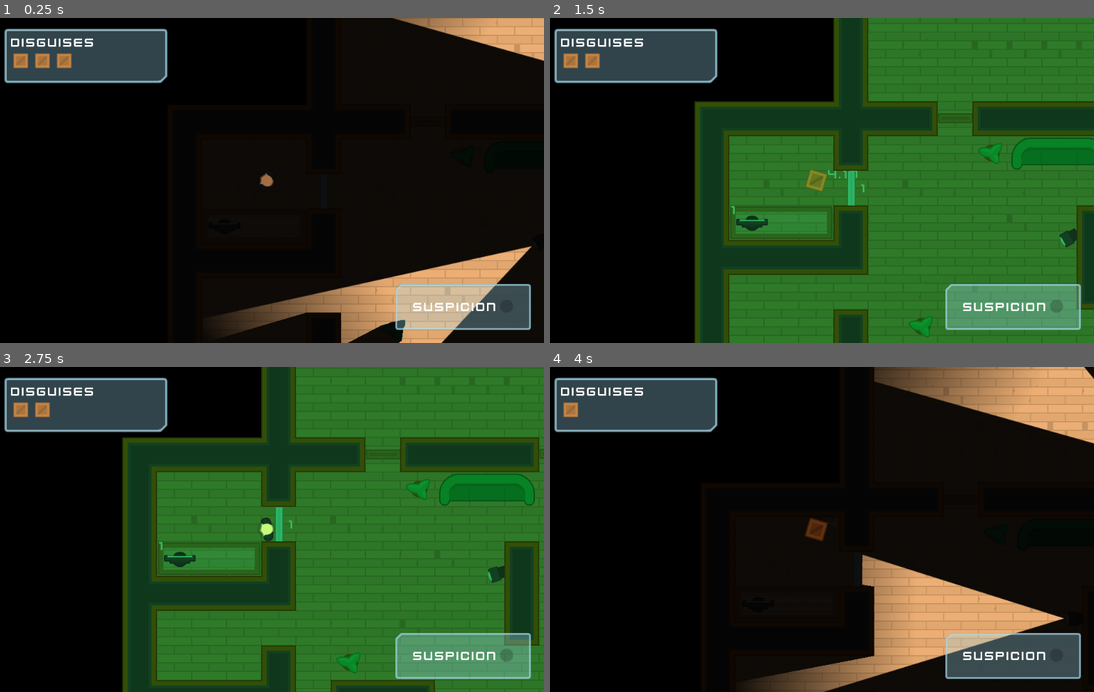
Above: before the commit, frames 1-4 (two rows, left to right).
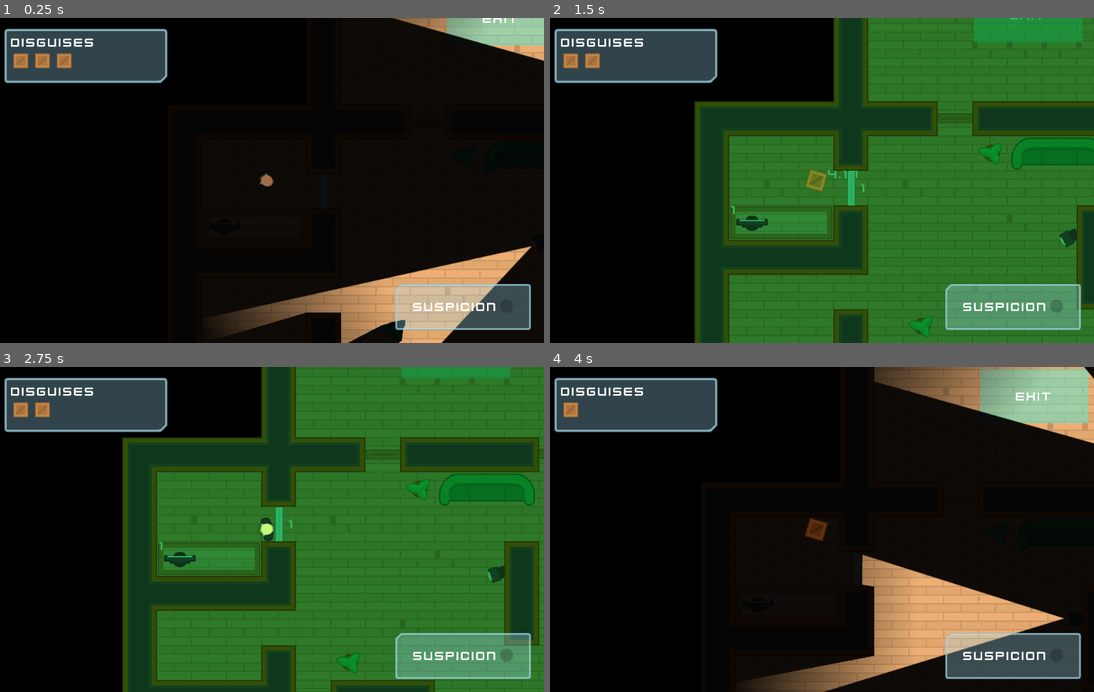
Above: after the commit, the same moments.

Repository: alexandrepeluchi/godot-udemy
Game: Godot game, scene res://Levels/Level1.tscn
The game is run twice, just before and just after one commit, with the same random seed, the same clock (stepped at 60 frames per second) and the same inputs.
Inputs (mouse positions are in pixels of both pictures, inside the frame that each line leads up to):
- Up to frame 1 (0.25 s): no input
- Up to frame 2 (1.5 s): tap Enter at 0.5 s; move the mouse to (979, 122) at 0.52 s; hold D (move_right) 0.53-1.28 s; tap E (toggle_disguise) at 0.6 s; click (979, 122) at 0.67 s; move the mouse to (854, 190) at 1.27 s; hold S (move_down) from 1.28 s (still down); tap Space (toggle_vision_mode) at 1.35 s; click (854, 190) at 1.42 s
- Up to frame 3 (2.75 s): move the mouse to (201, 539) at 2.02 s; release S (move_down) at 2.03 s; hold D (move_right) from 2.03 s (still down); tap E (toggle_disguise) at 2.1 s; click (201, 539) at 2.17 s
- Up to frame 4 (4 s): tap Space (toggle_vision_mode) at 2.75, 2.85 s; move the mouse to (789, 594) at 2.77 s; release D (move_right) at 2.78 s; hold W (move_up) 2.78-3.53 s; click (789, 594) at 2.92 s; move the mouse to (985, 578) at 3.52 s; hold A (move_left) from 3.53 s (still down); tap E (toggle_disguise) at 3.6 s

The runs differ from the first frame. In frame 1, 1.4% of the frame differs, in the area x 82-100%, y 0-9%; in frame 2, 1.0%; in frame 3, 0.6%; in frame 4, 3.2%, in the area x 79-99%, y 0-18%.
Error in both runs: Invalid get index '0' (on base: 'Array'). (res://Characters/NPCs/Guard.gd:26)

Commit message:
Criação da scene para sair do jogo ao ter coletado o Loot da missão

Diff:
--- /dev/null
+++ b/Heist Meisters/Exit.gd
@@ -0,0 +1,5 @@
+extends ColorRect
+
+func _on_Area2D_body_entered(body):
+	if body.has_node("Briefcase"):
+		get_tree().quit()
--- /dev/null
+++ b/Heist Meisters/Levels/Exit.tscn
@@ -0,0 +1,40 @@
+[gd_scene load_steps=4 format=2]
+
+[ext_resource path="res://Exit.gd" type="Script" id=1]
+[ext_resource path="res://Interface/Theme.tres" type="Theme" id=2]
+
+[sub_resource type="RectangleShape2D" id=1]
+extents = Vector2( 100, 50 )
+
+[node name="Exit" type="ColorRect"]
+margin_right = 40.0
+margin_bottom = 40.0
+rect_min_size = Vector2( 200, 100 )
+color = Color( 0.309804, 0.890196, 0.807843, 0.490196 )
+script = ExtResource( 1 )
+__meta__ = {
+"_edit_use_anchors_": false
+}
+
+[node name="Label" type="Label" parent="."]
+anchor_left = 0.5
+anchor_top = 0.5
+anchor_right = 0.5
+anchor_bottom = 0.5
+margin_left = -34.0
+margin_top = -13.5
+margin_right = 34.0
+margin_bottom = 13.5
+theme = ExtResource( 2 )
+text = "EXIT"
+__meta__ = {
+"_edit_use_anchors_": false
+}
+
+[node name="Area2D" type="Area2D" parent="."]
+position = Vector2( 100, 50 )
+collision_layer = 0
+
+[node name="CollisionShape2D" type="CollisionShape2D" parent="Area2D"]
+shape = SubResource( 1 )
+[connection signal="body_entered" from="Area2D" to="." method="_on_Area2D_body_entered"]
--- a/Heist Meisters/Levels/Level1.tscn
+++ b/Heist Meisters/Levels/Level1.tscn
@@ -90,4 +90,10 @@
 position = Vector2( -150.117, 673.144 )
 rotation = -1.5708
 lock_group = "1"
+
+[node name="Exit" parent="." index="10"]
+margin_left = 258.801
+margin_top = 239.002
+margin_right = 458.801
+margin_bottom = 339.002
 [connection signal="combination" from="Computers/Computer" to="LockedDoors/LockedDoor" method="_on_Computer_combination"]
--- a/Heist Meisters/Levels/TemplateLevel.tscn
+++ b/Heist Meisters/Levels/TemplateLevel.tscn
@@ -1,10 +1,11 @@
-[gd_scene load_steps=25 format=2]
+[gd_scene load_steps=26 format=2]
 
 [ext_resource path="res://Tiles/Tiles.tres" type="TileSet" id=1]
 [ext_resource path="res://Characters/Player.tscn" type="PackedScene" id=2]
 [ext_resource path="res://GFX/Tilesheet/tilesheet_complete.png" type="Texture" id=3]
 [ext_resource path="res://Interface/VisionMode.tscn" type="PackedScene" id=4]
 [ext_resource path="res://Interface/GUI.tscn" type="PackedScene" id=5]
+[ext_resource path="res://Levels/Exit.tscn" type="PackedScene" id=6]
 
 [sub_resource type="OccluderPolygon2D" id=1]
 polygon = PoolVector2Array( 0, 0, 64, 0, 64, 64, 0, 64 )
@@ -301,3 +302,5 @@
 [node name="Computers" type="Node" parent="."]
 
 [node name="GUI" parent="." instance=ExtResource( 5 )]
+
+[node name="Exit" parent="." instance=ExtResource( 6 )]
